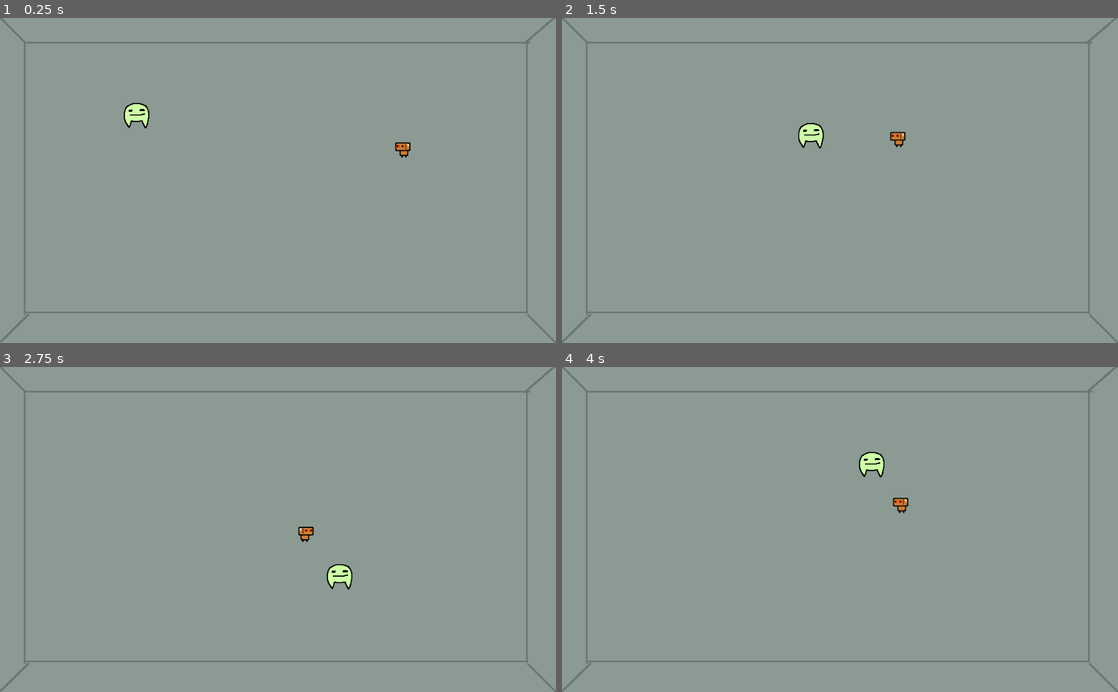
Above: before the commit, frames 1-4 (two rows, left to right).
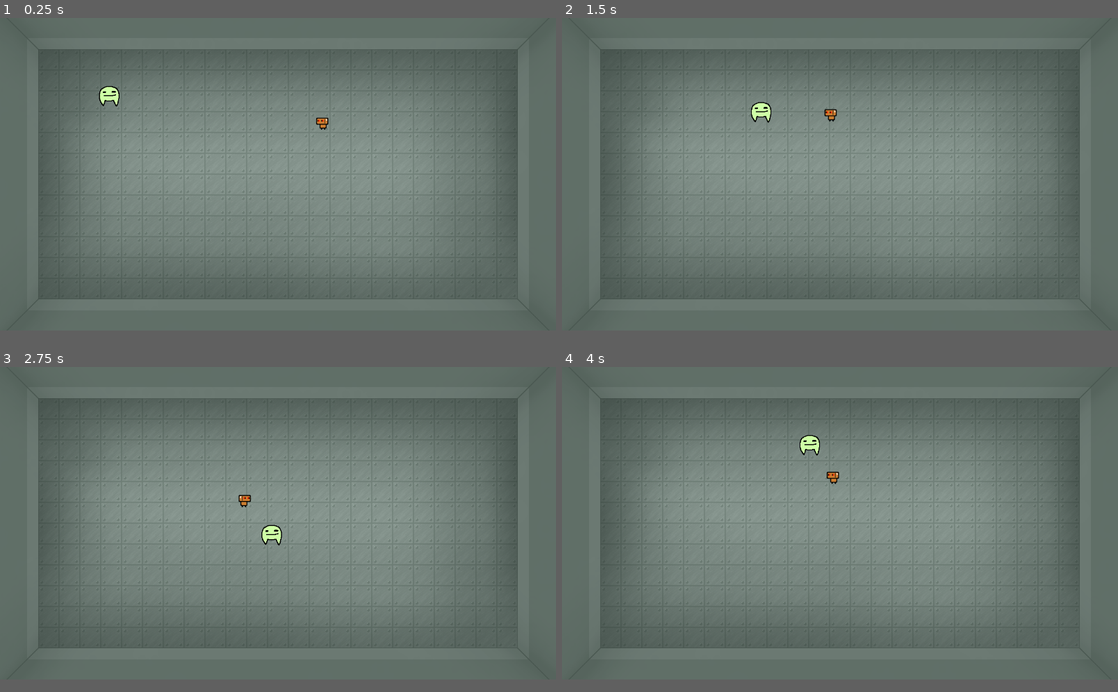
Above: after the commit, the same moments.

Repository: actually-reb/fenrir-2020
Game: Godot game, scene res://scene/Main.tscn
Two runs of this game, one before a commit and one after it. Both use one fixed random seed, a clock stepped at 60 frames per second and the inputs below.
Inputs:
- Up to frame 1 (0.25 s): no input
- Up to frame 2 (1.5 s): hold D (move_right) 0.53-1.28 s; hold S (move_down) from 1.28 s (still down)
- Up to frame 3 (2.75 s): release S (move_down) at 2.03 s; hold D (move_right) from 2.03 s (still down)
- Up to frame 4 (4 s): release D (move_right) at 2.78 s; hold W (move_up) 2.78-3.53 s; hold A (move_left) from 3.53 s (still down)
In our replay, the window is 800x468 before the commit and 800x450 after it. These sizes can differ from the game's own. Grey fills any space a smaller window leaves; there, only what the larger window draws over its background counts as a difference.

The runs differ from the first frame. In frame 1, 70% of the frame differs, in the area x 0-100%, y 0-100%; in frame 2, 70%; in frame 3, 70%; in frame 4, 70%.

Commit message:
new floor texture, changed resolution

Diff:
--- a/project.godot
+++ b/project.godot
@@ -18,6 +18,11 @@
 config/name="Fenrir 2020"
 run/main_scene="res://scene/Main.tscn"
 config/icon="res://icon.png"
+
+[display]
+
+window/size/width=1280
+window/size/height=720
 
 [input]
 
--- a/scene/Game.tscn
+++ b/scene/Game.tscn
@@ -7,3 +7,10 @@
 script = ExtResource( 2 )
 
 [node name="Room" parent="." instance=ExtResource( 1 )]
+
+[node name="Control" type="Control" parent="."]
+margin_right = 40.0
+margin_bottom = 40.0
+__meta__ = {
+"_edit_use_anchors_": false
+}
--- a/scene/Room.tscn
+++ b/scene/Room.tscn
@@ -5,16 +5,16 @@
 [ext_resource path="res://entity/TinyRobot.tscn" type="PackedScene" id=3]
 
 [sub_resource type="RectangleShape2D" id=1]
-extents = Vector2( 477.132, 23.6911 )
+extents = Vector2( 568.052, 23.6911 )
 
 [sub_resource type="RectangleShape2D" id=2]
-extents = Vector2( 21.4123, 252.673 )
+extents = Vector2( 21.4123, 318.899 )
 
 [sub_resource type="RectangleShape2D" id=3]
-extents = Vector2( 483.867, 23.6911 )
+extents = Vector2( 587.133, 23.6911 )
 
 [sub_resource type="RectangleShape2D" id=4]
-extents = Vector2( 24.7797, 262.776 )
+extents = Vector2( 24.7797, 289.715 )
 
 [node name="Room" type="Node2D"]
 
@@ -26,19 +26,19 @@
 centered = false
 
 [node name="CollisionShape2D" type="CollisionShape2D" parent="Floor"]
-position = Vector2( 512.965, 22.4492 )
+position = Vector2( 645.416, 48.2659 )
 shape = SubResource( 1 )
 
 [node name="CollisionShape2D2" type="CollisionShape2D" parent="Floor"]
-position = Vector2( 22.4492, 295.208 )
+position = Vector2( 66.2253, 363.678 )
 shape = SubResource( 2 )
 
 [node name="CollisionShape2D3" type="CollisionShape2D" parent="Floor"]
-position = Vector2( 515.21, 570.211 )
+position = Vector2( 644.293, 671.232 )
 shape = SubResource( 3 )
 
 [node name="CollisionShape2D4" type="CollisionShape2D" parent="Floor"]
-position = Vector2( 996.746, 299.697 )
+position = Vector2( 1216.75, 359.188 )
 shape = SubResource( 4 )
 
 [node name="Player" parent="." instance=ExtResource( 1 )]
Binary file changed: sprite/floor.png
Not shown, added: sprite/floor.png~
